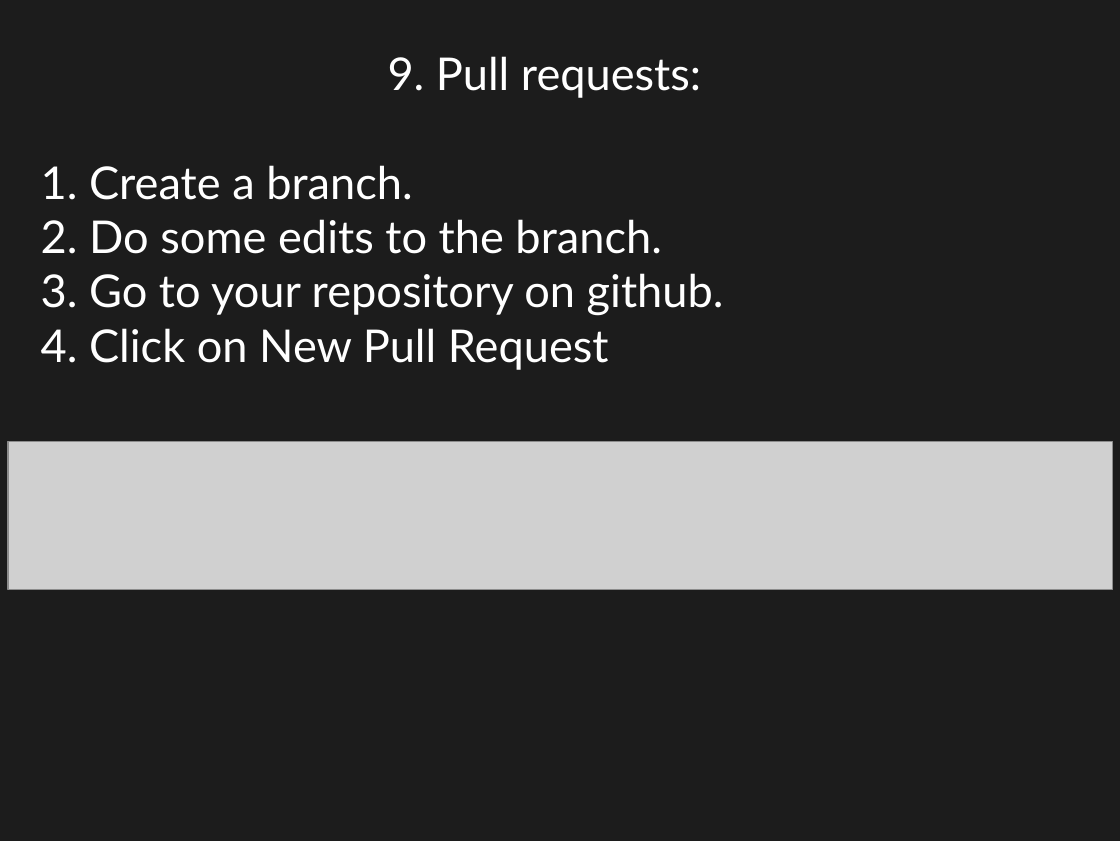
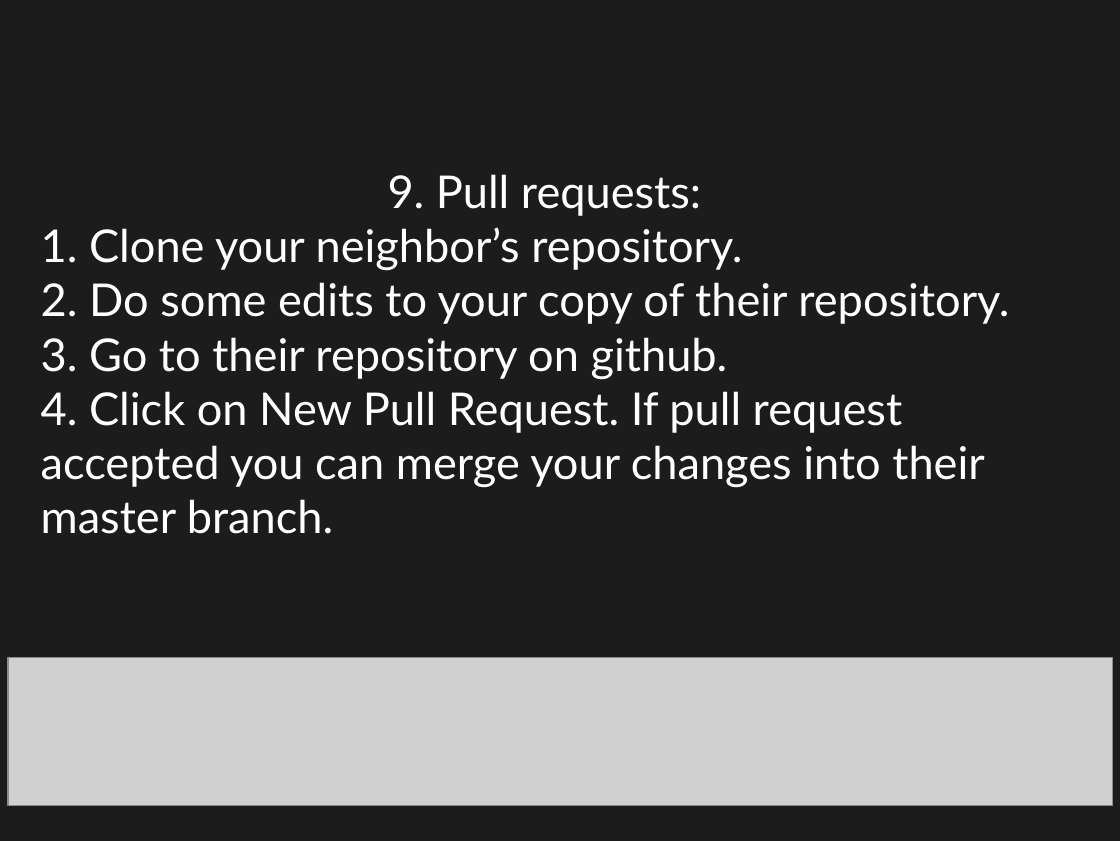
Before and after one commit to jngaravitoc/github_hands_on, a slide deck: slide 20 of git.odp. Drawn at 1120x841 pixels with LibreOffice and Linux fonts; fonts in the diff are those of the drawing; grey boxes stand for pictures. Boxes give left, top, right and bottom in pixels: in the first picture for what was removed or moved away, otherwise in the second. Text is boxed around its words. In the diff, an @@ line names an element or a change of style, - is before the commit and + after.

```diff
--- a/git.odp
+++ b/git.odp
@@ subtitle "9. Pull requests:": place and size @@
-subtitle "9. Pull requests:" at [41, 56, 724, 370]
+subtitle "9. Pull requests:" at [41, 174, 1009, 534]
@@ subtitle at [41, 227, 1009, 534]: text changed @@
-1. Create a branch.
-2. Do some edits to the branch.
-3. Go to your repository on github.
-4. Click on New Pull Request
+1. Clone your neighbor’s repository.
+2. Do some edits to your copy of their repository.
+3. Go to their repository on github.
+4. Click on New Pull Request. If pull request accepted you can merge your changes into their master branch.
@@ picture: place and size @@
-picture at [8, 441, 1112, 589]
+picture at [8, 658, 1112, 806]
```
Also in this commit, not shown: 8 other slides changed, 1 other file.
